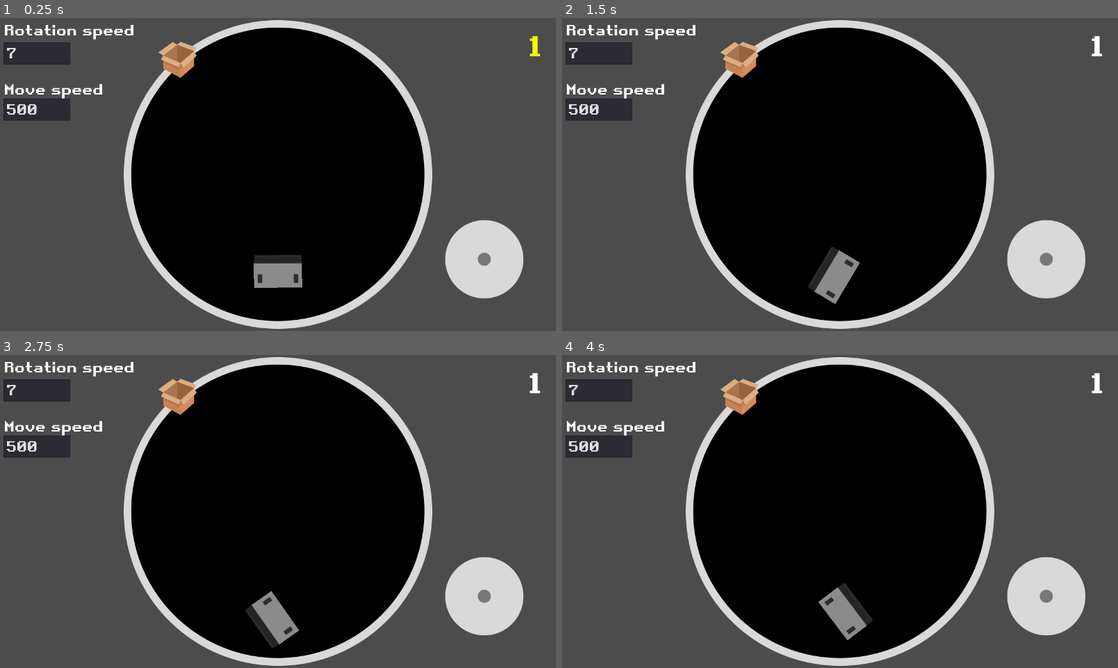
Above: before the commit, frames 1-4 (two rows, left to right).
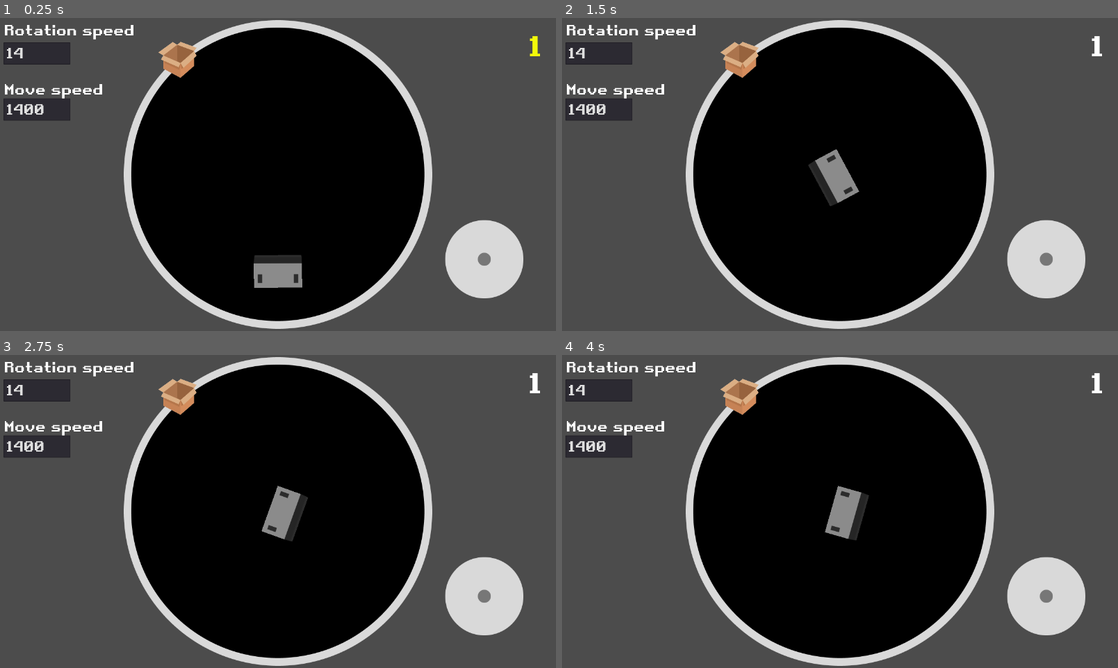
Above: after the commit, the same moments.

Repository: Eduardo-Barreto/Simple-Sumo-Drive-Sim
Game: Godot game, scene res://scenes/Main.tscn
Two runs of this game, one before a commit and one after it. Both use one fixed random seed, a clock stepped at 60 frames per second and the inputs below.
Inputs (mouse positions are in pixels of both pictures, inside the frame that each line leads up to):
- Up to frame 1 (0.25 s): no input
- Up to frame 2 (1.5 s): tap Enter (ui_accept) at 0.5, 0.6, 0.77, 1.07 s; move the mouse to (962, 158) at 0.52 s; hold Right (ui_right) 0.53-1.25 s; click (962, 158) at 0.67 s; drag from (728, 190) to (840, 174) at 1.27 s
- Up to frame 3 (2.75 s): tap Enter (ui_accept) at 2, 2.1 s; move the mouse to (333, 442) at 2.02 s; hold Right (ui_right) from 2.03 s (still down)
- Up to frame 4 (4 s): release Right (ui_right) at 2.75 s; drag from (812, 574) to (673, 464) at 2.77 s; tap Enter (ui_accept) at 3.5, 3.6, 3.77 s; move the mouse to (1006, 558) at 3.52 s; hold Left (ui_left) from 3.53 s (still down)

The runs differ from the first frame. In frame 1, 0.2% of the frame differs, in the area x 1-8%, y 9-31%; in frame 2, 2.0%, in the area x 1-54%, y 9-92%; in frame 3, 2.0%; in frame 4, 2.0%.

Commit message:
fix: :adhesive_bandage: prevent getting off screen

Diff:
--- a/src/scenes/Main.tscn
+++ b/src/scenes/Main.tscn
@@ -56,10 +56,10 @@
 align = 2
 valign = 1
 
-[node name="Area2D" type="Area2D" parent="."]
+[node name="DohyoArea" type="Area2D" parent="."]
 position = Vector2( 640, 360 )
 
-[node name="CollisionShape2D" type="CollisionShape2D" parent="Area2D"]
+[node name="CollisionShape2D" type="CollisionShape2D" parent="DohyoArea"]
 shape = SubResource( 3 )
 
 [node name="MoveSpeed" type="LineEdit" parent="."]
@@ -97,6 +97,6 @@
 text = "500"
 
 [connection signal="joystick_input" from="Joystick" to="Robot" method="_on_Joystick_joystick_input"]
-[connection signal="body_exited" from="Area2D" to="." method="_on_Area2D_body_exited"]
+[connection signal="body_exited" from="DohyoArea" to="." method="_on_Area2D_body_exited"]
 [connection signal="text_entered" from="MoveSpeed" to="Robot" method="_on_MoveSpeed_text_entered"]
 [connection signal="text_entered" from="RotationSpeed" to="Robot" method="_on_RotationSpeed_text_entered"]
--- a/src/scripts/Robot.gd
+++ b/src/scripts/Robot.gd
@@ -1,7 +1,7 @@
 extends KinematicBody2D
 
-var ROTATION_SPEED = 7
-var MOVE_SPEED = 500
+var ROTATION_SPEED = 14
+var MOVE_SPEED = 1400
 
 var virtual_joystick_strength = Vector2.ZERO
 
@@ -11,6 +11,9 @@
 
 
 func _physics_process(delta: float):
+	if Input.is_action_just_pressed("ui_accept"):
+		position = get_viewport_rect().size / 2
+
 	var force = Vector2.ZERO
 
 	# Input do teclado
@@ -48,6 +51,10 @@
 
 	position += movement
 
+	# clamp postion
+	position.x = clamp(position.x, 0, get_viewport_rect().size.x)
+	position.y = clamp(position.y, 0, get_viewport_rect().size.y)
+
 
 func _on_Joystick_joystick_input(movement_vector):
 	virtual_joystick_strength = movement_vector * Vector2(1, -1)
